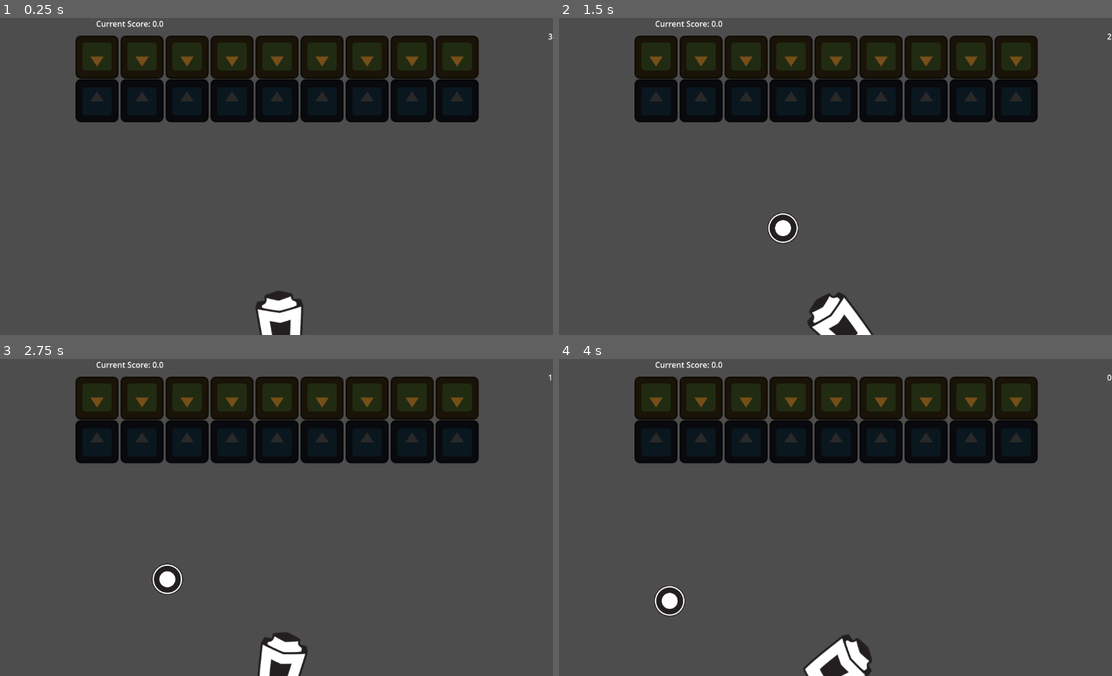
Above: before the commit, frames 1-4 (two rows, left to right).
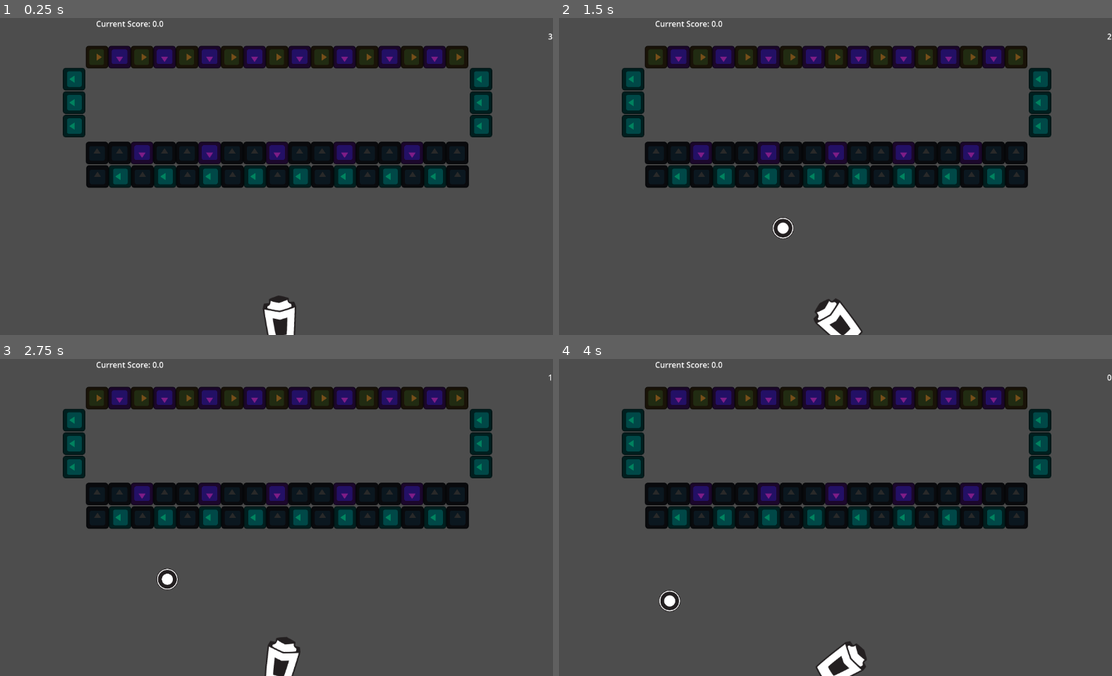
Above: after the commit, the same moments.

Repository: BmBucceri/breakout
Game: Godot game, scene res://ObjectTest.tscn
Same seed, same stepped clock (60 frames per second), same inputs: the game is played once before the commit and once after it. The engine's default icon, where the game draws it, is replaced by a stand-in: a white triangle on a blue panel in a dark square.
Inputs (mouse positions are in pixels of both pictures, inside the frame that each line leads up to):
- Up to frame 1 (0.25 s): no input
- Up to frame 2 (1.5 s): tap Enter at 0.5 s; move the mouse to (686, 37) at 0.52 s; click (686, 37) at 0.67 s; move the mouse to (719, 192) at 1.27 s; click (719, 192) at 1.42 s
- Up to frame 3 (2.75 s): move the mouse to (326, 447) at 2.02 s; click (326, 447) at 2.17 s
- Up to frame 4 (4 s): move the mouse to (802, 580) at 2.77 s; click (802, 580) at 2.92 s; move the mouse to (1001, 565) at 3.52 s; click (1001, 565) at 3.67 s

The runs differ from the first frame. In frame 1, 29% of the frame differs, in the area x 11-90%, y 5-100%; in frame 2, 29%; in frame 3, 29%; in frame 4, 29%.

Commit message:
Special Block
created nested blocks and special block types

Diff:
--- a/BlockBase.tscn
+++ b/BlockBase.tscn
@@ -11,8 +11,10 @@
 collision_layer = 2
 collision_mask = 4
 script = ExtResource("1_xfwl5")
+block_score = 20.0
 
 [node name="Hurtbox" type="Area2D" parent="." node_paths=PackedStringArray("block_base")]
+scale = Vector2(0.518989, 0.518989)
 collision_layer = 3
 collision_mask = 4
 script = ExtResource("2_xfwl5")
@@ -22,10 +24,11 @@
 shape = SubResource("RectangleShape2D_gho8k")
 
 [node name="CollisionShape2D" type="CollisionShape2D" parent="."]
+scale = Vector2(0.518989, 0.518989)
 shape = SubResource("RectangleShape2D_gho8k")
 
 [node name="Sprite2D" type="Sprite2D" parent="."]
 modulate = Color(0.162066, 0.162066, 0.162066, 1)
 light_mask = 3
-scale = Vector2(0.6875, 0.6875)
+scale = Vector2(0.356805, 0.356805)
 texture = ExtResource("2_5d32t")
--- a/BlockSpecial.tscn
+++ b/BlockSpecialA.tscn
@@ -2,10 +2,10 @@
 
 [ext_resource type="PackedScene" uid="uid://buyvsud8eecnx" path="res://BlockBase.tscn" id="1_q6aci"]
 
-[node name="BlockSpecial" instance=ExtResource("1_q6aci")]
-block_score = 33.333
+[node name="BlockSpecialA" instance=ExtResource("1_q6aci")]
+block_score = 15.0
 next_brick = ExtResource("1_q6aci")
 
 [node name="Sprite2D" parent="." index="2"]
 modulate = Color(0.463187, 0.307301, 0.0977078, 1)
-flip_v = true
+rotation = 1.5708
--- /dev/null
+++ b/BlockSpecialB.tscn
@@ -0,0 +1,11 @@
+[gd_scene load_steps=3 format=3 uid="uid://c7y4cotdmurv4"]
+
+[ext_resource type="PackedScene" uid="uid://buyvsud8eecnx" path="res://BlockBase.tscn" id="1_c27op"]
+[ext_resource type="PackedScene" uid="uid://b0dac6bf3gfyu" path="res://BlockSpecialA.tscn" id="2_bkc56"]
+
+[node name="BlockSpecialB" instance=ExtResource("1_c27op")]
+next_brick = ExtResource("2_bkc56")
+
+[node name="Sprite2D" parent="." index="2"]
+modulate = Color(0.497886, 0.113655, 0.531193, 1)
+flip_v = true
--- /dev/null
+++ b/BlockSpecialC.tscn
@@ -0,0 +1,11 @@
+[gd_scene load_steps=2 format=3 uid="uid://dtyeynkxndagi"]
+
+[ext_resource type="PackedScene" uid="uid://c7y4cotdmurv4" path="res://BlockSpecialB.tscn" id="1_tsr08"]
+
+[node name="BlockSpecialC" instance=ExtResource("1_tsr08")]
+next_brick = ExtResource("1_tsr08")
+
+[node name="Sprite2D" parent="." index="2"]
+modulate = Color(1.68458e-06, 0.5149, 0.373611, 1)
+rotation = -1.5708
+flip_v = false
--- /dev/null
+++ b/Cannon.tscn
@@ -0,0 +1,18 @@
+[gd_scene load_steps=3 format=3 uid="uid://naw7he6hb23q"]
+
+[ext_resource type="Script" uid="uid://bdjmj8w35eetb" path="res://cannon.gd" id="1_i175o"]
+[ext_resource type="Texture2D" uid="uid://bp7aipxx8ujmg" path="res://Assets/Dropper.png" id="2_ria0b"]
+
+[node name="Cannon" type="Node2D" node_paths=PackedStringArray("spawn_marker")]
+script = ExtResource("1_i175o")
+spawn_marker = NodePath("SpawnLocation")
+metadata/_edit_group_ = true
+
+[node name="Dropper" type="Sprite2D" parent="."]
+position = Vector2(1.88898e-05, -7.45106)
+rotation = -3.14159
+scale = Vector2(0.698947, 0.751631)
+texture = ExtResource("2_ria0b")
+
+[node name="SpawnLocation" type="Marker2D" parent="."]
+position = Vector2(0, -86)
--- a/ObjectTest.tscn
+++ b/ObjectTest.tscn
@@ -1,13 +1,14 @@
-[gd_scene load_steps=11 format=3 uid="uid://1eraj5cry3c2"]
+[gd_scene load_steps=12 format=3 uid="uid://1eraj5cry3c2"]
 
 [ext_resource type="Script" uid="uid://b8b32otwwftm1" path="res://score_counter.gd" id="1_33al8"]
 [ext_resource type="Script" uid="uid://b6tlb3o6p10bs" path="res://level.gd" id="1_rv1el"]
 [ext_resource type="PackedScene" uid="uid://buyvsud8eecnx" path="res://BlockBase.tscn" id="2_33al8"]
 [ext_resource type="Script" uid="uid://brtvwoww4lon3" path="res://bounces_counter.gd" id="3_aou6q"]
-[ext_resource type="Script" uid="uid://bdjmj8w35eetb" path="res://cannon.gd" id="4_3ddhe"]
-[ext_resource type="Texture2D" uid="uid://bp7aipxx8ujmg" path="res://Assets/Dropper.png" id="5_3ddhe"]
+[ext_resource type="PackedScene" uid="uid://c7y4cotdmurv4" path="res://BlockSpecialB.tscn" id="6_alw64"]
 [ext_resource type="Script" uid="uid://bh12bel430pjr" path="res://killbox.gd" id="6_jus2d"]
-[ext_resource type="PackedScene" uid="uid://b0dac6bf3gfyu" path="res://BlockSpecial.tscn" id="8_sthq8"]
+[ext_resource type="PackedScene" uid="uid://dtyeynkxndagi" path="res://BlockSpecialC.tscn" id="7_0joks"]
+[ext_resource type="PackedScene" uid="uid://naw7he6hb23q" path="res://Cannon.tscn" id="8_alw64"]
+[ext_resource type="PackedScene" uid="uid://b0dac6bf3gfyu" path="res://BlockSpecialA.tscn" id="8_sthq8"]
 
 [sub_resource type="RectangleShape2D" id="RectangleShape2D_3ddhe"]
 size = Vector2(1156, 75)
@@ -63,50 +64,184 @@
 [node name="Blocks" type="Node2D" parent="."]
 
 [node name="BlockBase10" parent="Blocks" instance=ExtResource("2_33al8")]
-position = Vector2(496, 169)
-
-[node name="BlockBase11" parent="Blocks" instance=ExtResource("2_33al8")]
-position = Vector2(588, 169)
+position = Vector2(496, 276)
+
+[node name="BlockBase28" parent="Blocks" instance=ExtResource("2_33al8")]
+position = Vector2(497, 324)
+
+[node name="BlockBase29" parent="Blocks" instance=ExtResource("2_33al8")]
+position = Vector2(589, 324)
+
+[node name="BlockBase30" parent="Blocks" instance=ExtResource("2_33al8")]
+position = Vector2(681, 324)
+
+[node name="BlockBase31" parent="Blocks" instance=ExtResource("2_33al8")]
+position = Vector2(221, 324)
+
+[node name="BlockBase32" parent="Blocks" instance=ExtResource("2_33al8")]
+position = Vector2(313, 324)
+
+[node name="BlockBase33" parent="Blocks" instance=ExtResource("2_33al8")]
+position = Vector2(405, 324)
+
+[node name="BlockBase34" parent="Blocks" instance=ExtResource("2_33al8")]
+position = Vector2(773, 324)
+
+[node name="BlockBase35" parent="Blocks" instance=ExtResource("2_33al8")]
+position = Vector2(865, 324)
+
+[node name="BlockBase36" parent="Blocks" instance=ExtResource("2_33al8")]
+position = Vector2(957, 324)
 
 [node name="BlockBase12" parent="Blocks" instance=ExtResource("2_33al8")]
-position = Vector2(680, 169)
+position = Vector2(680, 276)
 
 [node name="BlockBase13" parent="Blocks" instance=ExtResource("2_33al8")]
-position = Vector2(220, 169)
-
-[node name="BlockBase14" parent="Blocks" instance=ExtResource("2_33al8")]
-position = Vector2(312, 169)
+position = Vector2(220, 276)
 
 [node name="BlockBase15" parent="Blocks" instance=ExtResource("2_33al8")]
-position = Vector2(404, 169)
+position = Vector2(404, 276)
 
 [node name="BlockBase16" parent="Blocks" instance=ExtResource("2_33al8")]
-position = Vector2(772, 169)
-
-[node name="BlockBase17" parent="Blocks" instance=ExtResource("2_33al8")]
-position = Vector2(864, 169)
+position = Vector2(772, 276)
 
 [node name="BlockBase18" parent="Blocks" instance=ExtResource("2_33al8")]
-position = Vector2(956, 169)
+position = Vector2(956, 276)
+
+[node name="BlockBase19" parent="Blocks" instance=ExtResource("2_33al8")]
+position = Vector2(542, 276)
+
+[node name="BlockBase20" parent="Blocks" instance=ExtResource("2_33al8")]
+position = Vector2(634, 276)
+
+[node name="BlockBase22" parent="Blocks" instance=ExtResource("2_33al8")]
+position = Vector2(266, 276)
+
+[node name="BlockBase23" parent="Blocks" instance=ExtResource("2_33al8")]
+position = Vector2(358, 276)
+
+[node name="BlockBase25" parent="Blocks" instance=ExtResource("2_33al8")]
+position = Vector2(818, 276)
+
+[node name="BlockBase26" parent="Blocks" instance=ExtResource("2_33al8")]
+position = Vector2(910, 276)
+
+[node name="BlockSpecialA" parent="Blocks" instance=ExtResource("8_sthq8")]
+position = Vector2(220, 80)
+
+[node name="BlockSpecialA2" parent="Blocks" instance=ExtResource("8_sthq8")]
+position = Vector2(312, 80)
+
+[node name="BlockSpecialA3" parent="Blocks" instance=ExtResource("8_sthq8")]
+position = Vector2(404, 80)
+
+[node name="BlockSpecialA4" parent="Blocks" instance=ExtResource("8_sthq8")]
+position = Vector2(496, 80)
+
+[node name="BlockSpecialA5" parent="Blocks" instance=ExtResource("8_sthq8")]
+position = Vector2(588, 80)
+
+[node name="BlockSpecialA6" parent="Blocks" instance=ExtResource("8_sthq8")]
+position = Vector2(680, 80)
+
+[node name="BlockSpecialA7" parent="Blocks" instance=ExtResource("8_sthq8")]
+position = Vector2(772, 80)
+
+[node name="BlockSpecialA8" parent="Blocks" instance=ExtResource("8_sthq8")]
+position = Vector2(864, 80)
+
+[node name="BlockSpecialA9" parent="Blocks" instance=ExtResource("8_sthq8")]
+position = Vector2(956, 80)
+
+[node name="BlockSpecialB" parent="Blocks" instance=ExtResource("6_alw64")]
+position = Vector2(266, 80)
+
+[node name="BlockSpecialB2" parent="Blocks" instance=ExtResource("6_alw64")]
+position = Vector2(358, 80)
+
+[node name="BlockSpecialB3" parent="Blocks" instance=ExtResource("6_alw64")]
+position = Vector2(450, 80)
+
+[node name="BlockSpecialB4" parent="Blocks" instance=ExtResource("6_alw64")]
+position = Vector2(542, 80)
+
+[node name="BlockSpecialB5" parent="Blocks" instance=ExtResource("6_alw64")]
+position = Vector2(634, 80)
+
+[node name="BlockSpecialB6" parent="Blocks" instance=ExtResource("6_alw64")]
+position = Vector2(726, 80)
+
+[node name="BlockSpecialB7" parent="Blocks" instance=ExtResource("6_alw64")]
+position = Vector2(818, 80)
+
+[node name="BlockSpecialB8" parent="Blocks" instance=ExtResource("6_alw64")]
+position = Vector2(910, 80)
+
+[node name="BlockSpecialB9" parent="Blocks" instance=ExtResource("6_alw64")]
+position = Vector2(312, 276)
+
+[node name="BlockSpecialB10" parent="Blocks" instance=ExtResource("6_alw64")]
+position = Vector2(450, 276)
+
+[node name="BlockSpecialB11" parent="Blocks" instance=ExtResource("6_alw64")]
+position = Vector2(588, 276)
+
+[node name="BlockSpecialB12" parent="Blocks" instance=ExtResource("6_alw64")]
+position = Vector2(726, 276)
+
+[node name="BlockSpecialB13" parent="Blocks" instance=ExtResource("6_alw64")]
+position = Vector2(864, 276)
+
+[node name="BlockSpecialC" parent="Blocks" instance=ExtResource("7_0joks")]
+position = Vector2(173, 125)
+
+[node name="BlockSpecialC2" parent="Blocks" instance=ExtResource("7_0joks")]
+position = Vector2(173, 173)
+
+[node name="BlockSpecialC3" parent="Blocks" instance=ExtResource("7_0joks")]
+position = Vector2(173, 221)
+
+[node name="BlockSpecialC4" parent="Blocks" instance=ExtResource("7_0joks")]
+position = Vector2(1005, 125)
+
+[node name="BlockSpecialC5" parent="Blocks" instance=ExtResource("7_0joks")]
+position = Vector2(1005, 173)
+
+[node name="BlockSpecialC6" parent="Blocks" instance=ExtResource("7_0joks")]
+position = Vector2(1005, 221)
+
+[node name="BlockSpecialC7" parent="Blocks" instance=ExtResource("7_0joks")]
+position = Vector2(267, 324)
+
+[node name="BlockSpecialC8" parent="Blocks" instance=ExtResource("7_0joks")]
+position = Vector2(359, 324)
+
+[node name="BlockSpecialC9" parent="Blocks" instance=ExtResource("7_0joks")]
+position = Vector2(635, 324)
+
+[node name="BlockSpecialC10" parent="Blocks" instance=ExtResource("7_0joks")]
+position = Vector2(727, 324)
+
+[node name="BlockSpecialC11" parent="Blocks" instance=ExtResource("7_0joks")]
+position = Vector2(819, 324)
+
+[node name="BlockSpecialC12" parent="Blocks" instance=ExtResource("7_0joks")]
+position = Vector2(911, 324)
+
+[node name="BlockSpecialC13" parent="Blocks" instance=ExtResource("7_0joks")]
+position = Vector2(451, 324)
+
+[node name="BlockSpecialC14" parent="Blocks" instance=ExtResource("7_0joks")]
+position = Vector2(543, 324)
 
 [node name="Boundary" type="StaticBody2D" parent="."]
 collision_layer = 3
 
 [node name="CollisionPolygon2D" type="CollisionPolygon2D" parent="Boundary"]
-polygon = PackedVector2Array(1, -2, 3, 643, 31, 645, 27, 19, 573.772, 18.0068, 1128, 17, 1125, 647, 1153, 649, 1149, 0)
-
-[node name="Cannon" type="Node2D" parent="." node_paths=PackedStringArray("spawn_marker")]
+polygon = PackedVector2Array(1, -2, 3, 643, 27, 641, 27, 19, 1128, 19, 1129, 639, 1153, 649, 1149, 0)
+
+[node name="Cannon" parent="." instance=ExtResource("8_alw64")]
 position = Vector2(595, 627)
-script = ExtResource("4_3ddhe")
-spawn_marker = NodePath("SpawnLocation")
-metadata/_edit_group_ = true
-
-[node name="Dropper" type="Sprite2D" parent="Cannon"]
-rotation = -3.14159
-texture = ExtResource("5_3ddhe")
-
-[node name="SpawnLocation" type="Marker2D" parent="Cannon"]
-position = Vector2(0, -86)
 
 [node name="Killbox" type="Area2D" parent="."]
 position = Vector2(0, 25)
@@ -122,30 +257,3 @@
 wait_time = 3.0
 autostart = true
 script = SubResource("GDScript_aou6q")
-
-[node name="BlockSpecial" parent="." instance=ExtResource("8_sthq8")]
-position = Vector2(220, 80)
-
-[node name="BlockSpecial2" parent="." instance=ExtResource("8_sthq8")]
-position = Vector2(312, 80)
-
-[node name="BlockSpecial3" parent="." instance=ExtResource("8_sthq8")]
-position = Vector2(404, 80)
-
-[node name="BlockSpecial4" parent="." instance=ExtResource("8_sthq8")]
-position = Vector2(496, 80)
-
-[node name="BlockSpecial5" parent="." instance=ExtResource("8_sthq8")]
-position = Vector2(588, 80)
-
-[node name="BlockSpecial6" parent="." instance=ExtResource("8_sthq8")]
-position = Vector2(680, 80)
-
-[node name="BlockSpecial7" parent="." instance=ExtResource("8_sthq8")]
-position = Vector2(772, 80)
-
-[node name="BlockSpecial8" parent="." instance=ExtResource("8_sthq8")]
-position = Vector2(864, 80)
-
-[node name="BlockSpecial9" parent="." instance=ExtResource("8_sthq8")]
-position = Vector2(956, 80)
--- a/ball.tscn
+++ b/ball.tscn
@@ -16,15 +16,15 @@
 metadata/_edit_group_ = true
 
 [node name="Sprite2D" type="Sprite2D" parent="."]
-scale = Vector2(0.560339, 0.560339)
+scale = Vector2(0.389437, 0.389437)
 texture = ExtResource("2_41u45")
 
 [node name="CollisionShape2D" type="CollisionShape2D" parent="."]
-scale = Vector2(0.495807, 0.495807)
+scale = Vector2(0.344587, 0.344587)
 shape = SubResource("CircleShape2D_utnms")
 
 [node name="Hitbox" type="Area2D" parent="."]
-scale = Vector2(0.495807, 0.495807)
+scale = Vector2(0.344587, 0.344587)
 collision_layer = 5
 collision_mask = 0
 
